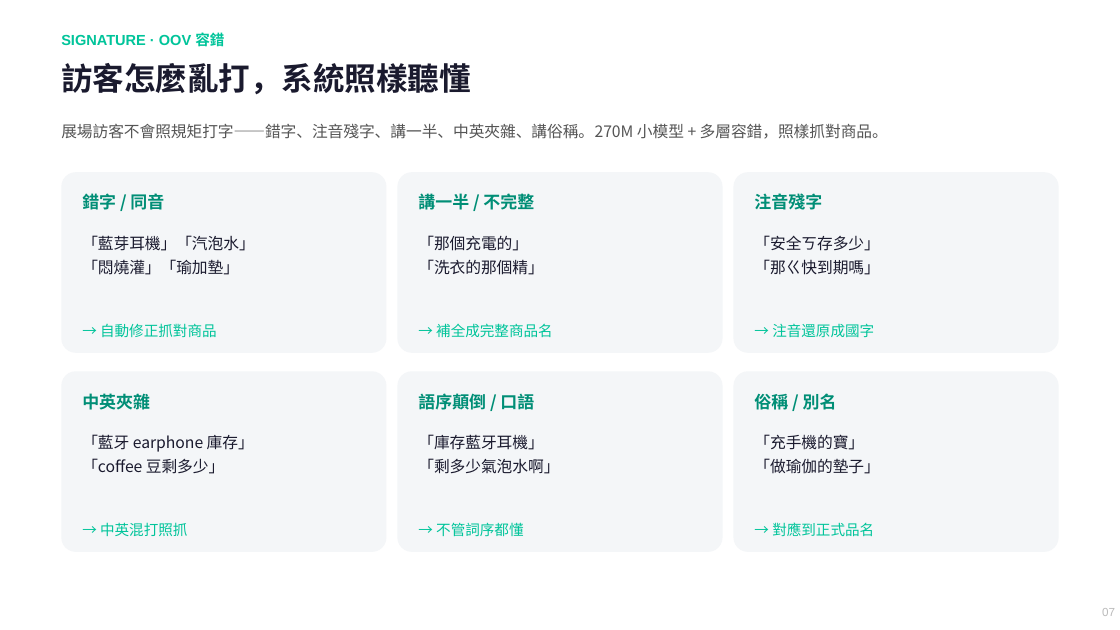
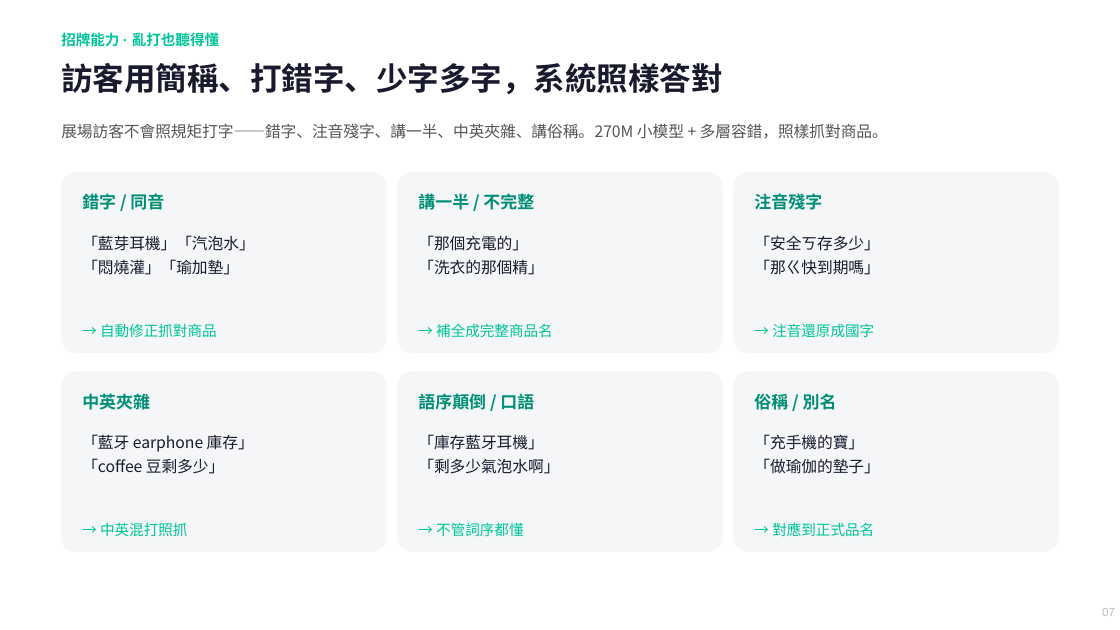
Before and after one commit to chunyen627-afk/warehouse-v2-agent, a slide deck: slide 7 of 倉管Agent_專案簡報.pptx. Drawn at 1120x630 pixels with LibreOffice and Linux fonts; fonts in the diff are those of the drawing. Boxes give left, top, right and bottom in pixels: in the first picture for what was removed or moved away, otherwise in the second. Text is boxed around its words. In the diff, an @@ line names an element or a change of style, - is before the commit and + after.

```diff
--- a/倉管Agent_專案簡報.pptx
+++ b/倉管Agent_專案簡報.pptx
@@ text at [61, 31, 219, 50]: text changed @@
-SIGNATURE · OOV 容錯
+招牌能力 · 亂打也聽得懂
@@ text at [61, 63, 723, 94]: text changed @@
-訪客怎麼亂打，系統照樣聽懂
+訪客用簡稱、打錯字、少字多字，系統照樣答對
```
Also in this commit, not shown: 4 other slides changed, 1 other file.
